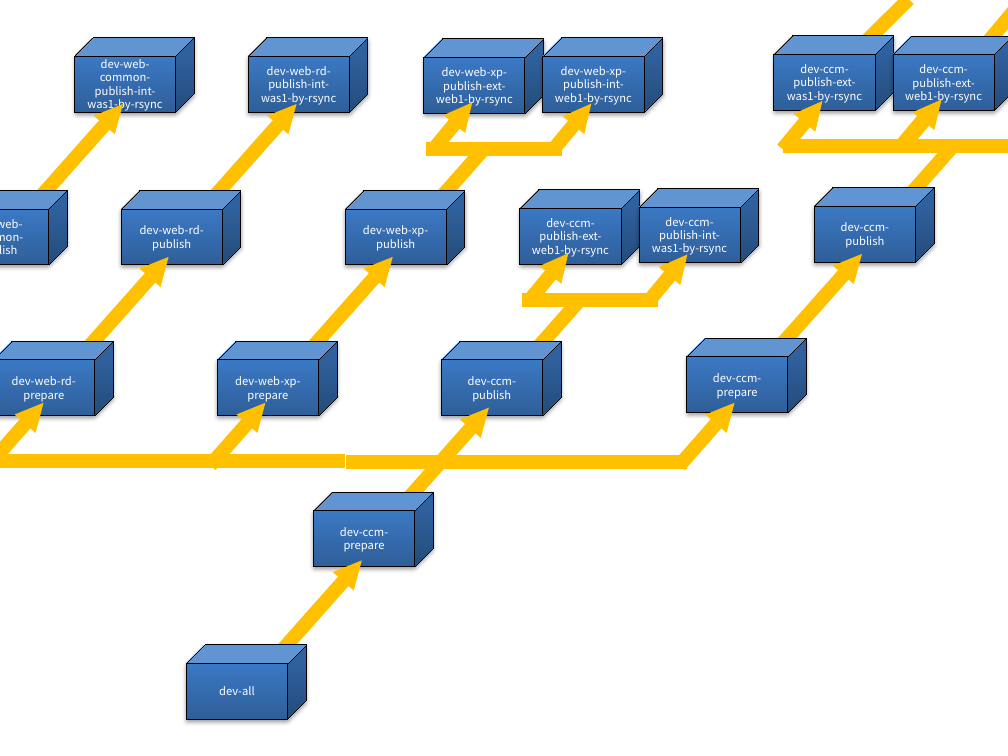
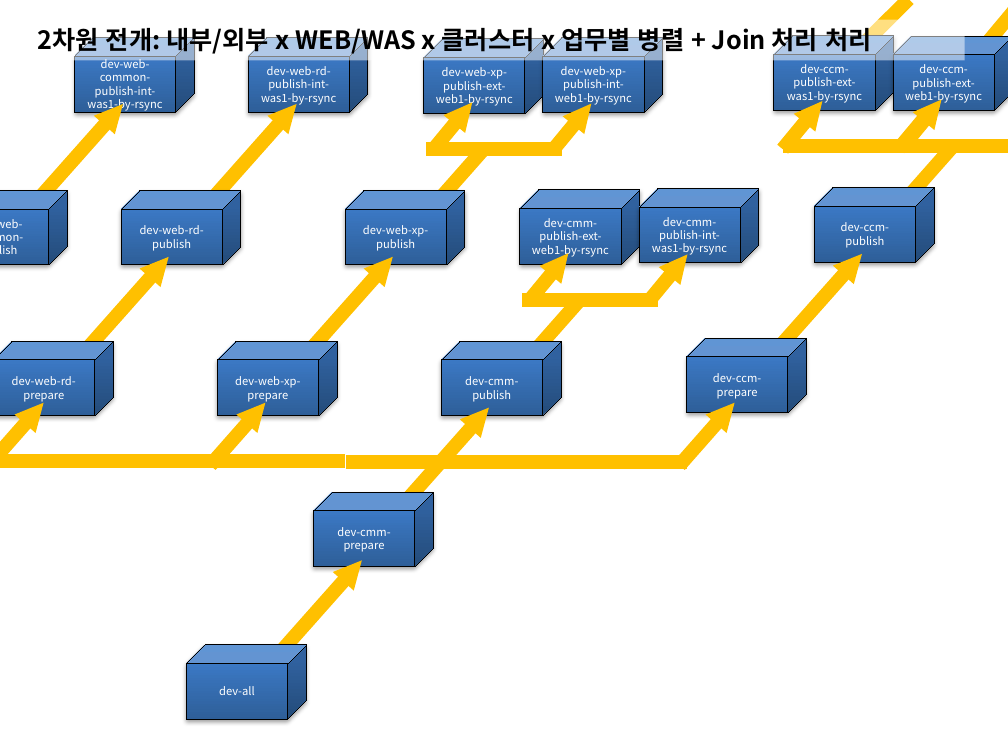
Before and after one commit to kwbaek/codelabor, a slide deck: slide 4 of documentation/draft/ci-environment/dependency-diagram(draft).pptx. Drawn at 1008x756 pixels with LibreOffice and Linux fonts; fonts in the diff are those of the drawing; background and template pictures are left out. Boxes give left, top, right and bottom in pixels: in the first picture for what was removed or moved away, otherwise in the second. Text is boxed around its words. In the diff, an @@ line names an element or a change of style, - is before the commit and + after.

```diff
--- a/documentation/draft/ci-environment/dependency-diagram(draft).pptx
+++ b/documentation/draft/ci-environment/dependency-diagram(draft).pptx
@@ rectangle added at (28,20,966,60), fill #FFFFFF at 50% opacity, 18 pt, text #000000, bold @@
+2차원 전개: 내부/외부 x WEB/WAS x 클러스터 x 업무별 병렬 + Join 처리 처리
@@ text in cube at (532,218,609,257): text changed @@
-dev-ccm-publish-ext-web1-by-rsync
+dev-cmm-publish-ext-web1-by-rsync
@@ text in cube at (652,217,727,256): text changed @@
-dev-ccm-publish-int-was1-by-rsync
+dev-cmm-publish-int-was1-by-rsync
@@ text in cube at (465,376,518,402): text changed @@
-dev-ccm-publish
+dev-cmm-publish
@@ text in cube at (337,527,390,552): text changed @@
-dev-ccm-prepare
+dev-cmm-prepare
```
Also in this commit, not shown: 6 other slides changed.
